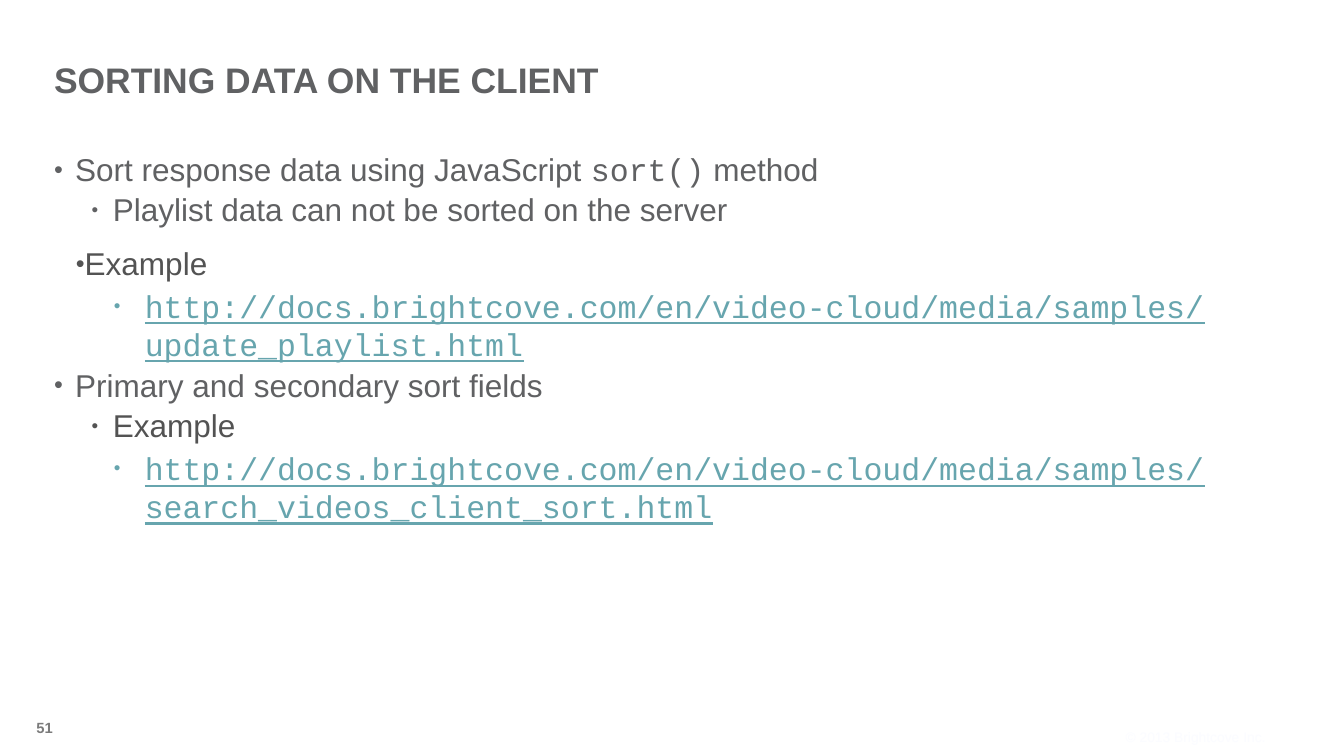
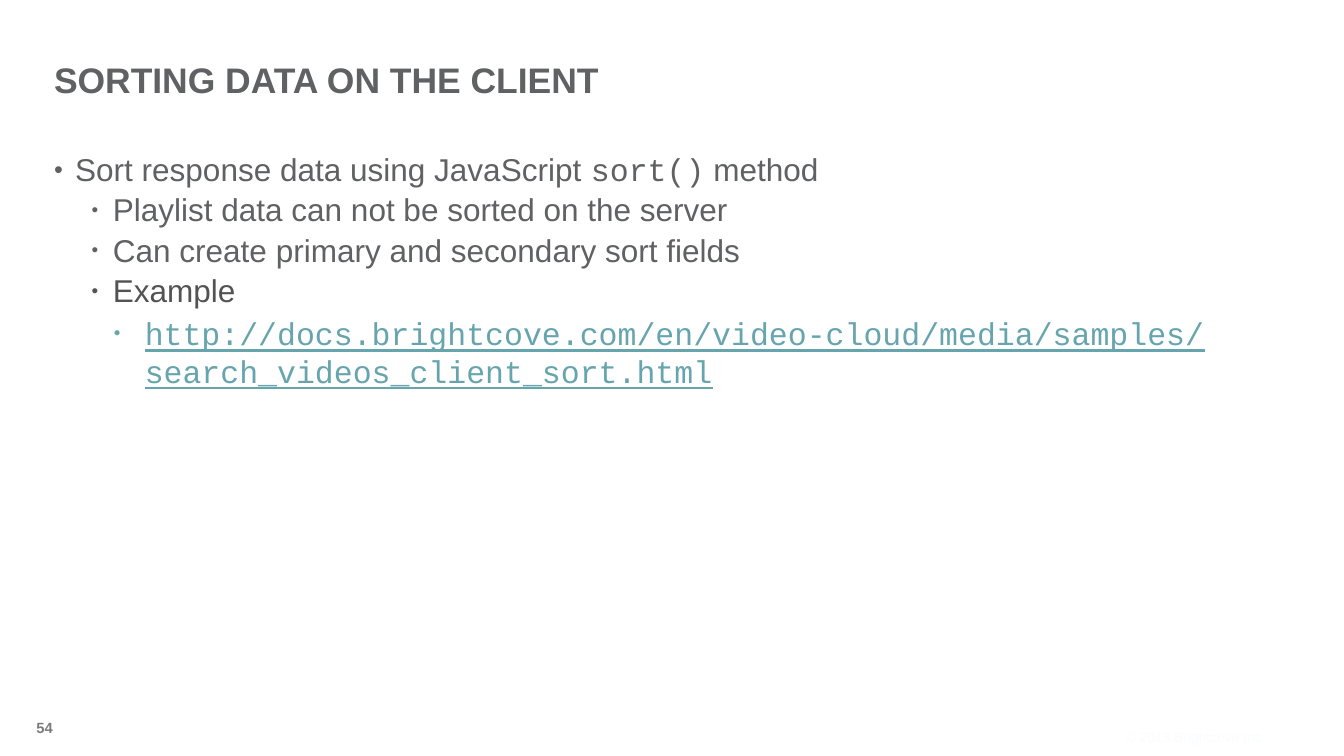
Before and after one commit to BrightcoveLearning/VideoCloudMediaAPI, a slide deck: slide 54 of Slides/developing-media-api-17Dec2013.pptx (slide 51 before the commit). Drawn at 1344x756 pixels with LibreOffice and Linux fonts; fonts in the diff are those of the drawing; background and template pictures are left out. Boxes give left, top, right and bottom in pixels: in the first picture for what was removed or moved away, otherwise in the second. Text is boxed around its words. In the diff, an @@ line names an element or a change of style, - is before the commit and + after.

```diff
--- a/Slides/developing-media-api-17Dec2013.pptx
+++ b/Slides/developing-media-api-17Dec2013.pptx
@@ text at <box>113,239,740,268</box>: text changed; font Courier New to Arial; text colour #67A5AE to #606163 @@
-• Example
-  • http://docs.brightcove.com/en/video-cloud/media/samples/update_playlist.html
-• Primary and secondary sort fields
+  • Can create primary and secondary sort fields
@@ page number at <box>36,723,52,733</box>: text changed @@
-51
+54
```
Also in this commit, not shown: 11 other slides changed, 3 slides added.
